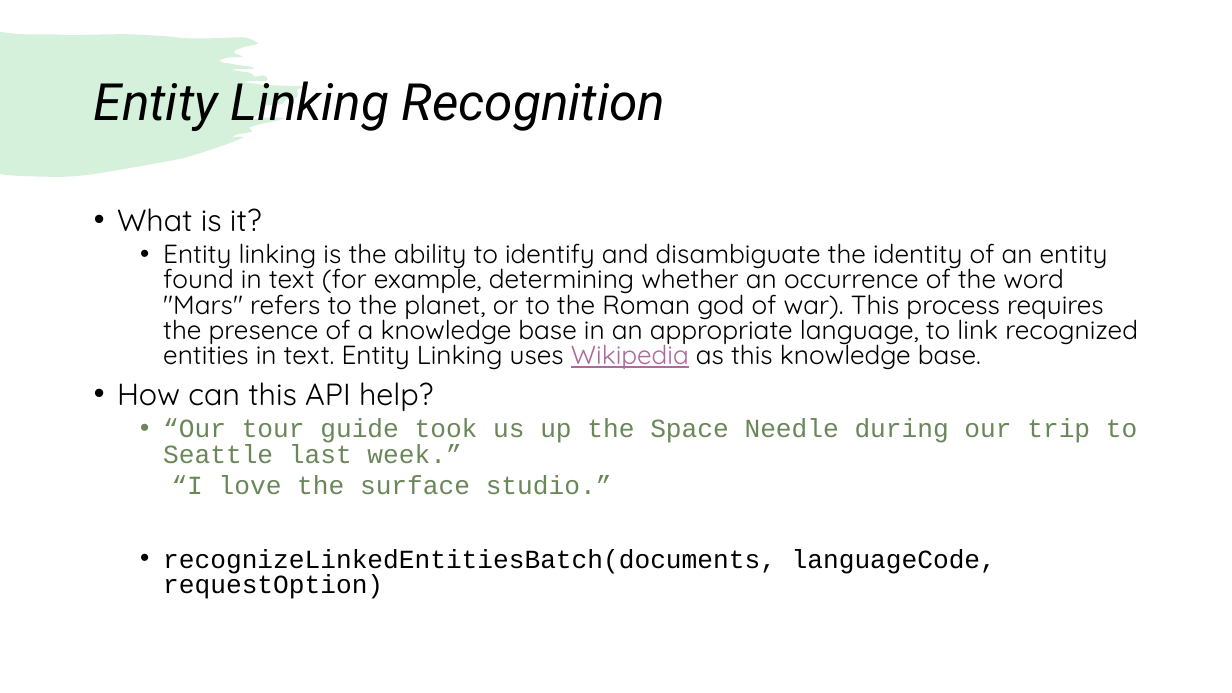
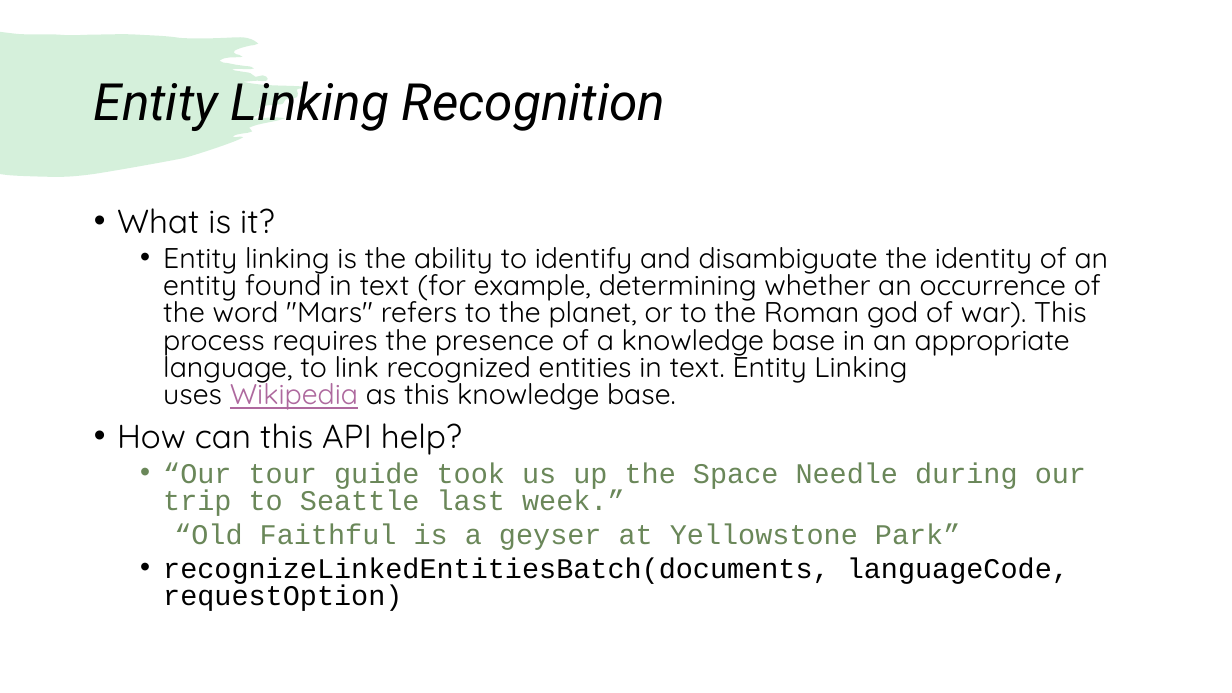
Before and after one commit to mssfang/TextAnalyticsDemo, a slide deck: slide 9 of Text Analytics SDK.pptm (slide 8 before the commit). Drawn at 1232x693 pixels with LibreOffice and Linux fonts; fonts in the diff are those of the drawing. Boxes give left, top, right and bottom in pixels: in the first picture for what was removed or moved away, otherwise in the second. Text is boxed around its words. In the diff, an @@ line names an element or a change of style, - is before the commit and + after.

```diff
--- a/Text Analytics SDK.pptm
+++ b/Text Analytics SDK.pptm
@@ text at (117, 208, 1109, 611): size 23.8 to 25.9 pt in "What is it?", "How can this API help?"; size 20.4 to 22.2 pt in "Entity linking is the ability to identify ...", "“Our tour guide took us up the ...", "recognizeLinkedEntitiesBatch(documents, languageCode, reques ..." @@
@@ text at (174, 524, 960, 550): text changed; size 20.4 to 22.2 pt @@
-  “I love the surface studio.”
+  “Old Faithful is a geyser at Yellowstone Park”
```
Also in this commit, not shown: 6 other slides changed, 1 slide added, 1 other file.
